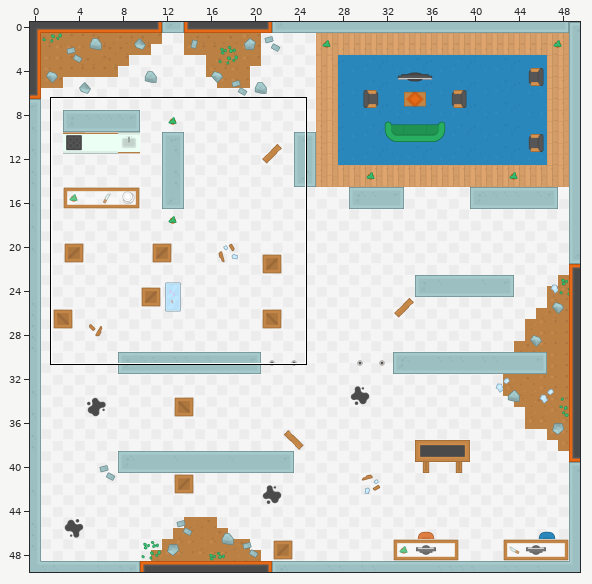
Tiled map, stored at Brainstein/assets/tilemaps/laboratorio.tmx. Above: a wide view before the commit, with the close-up outlined.
Close-up. Earlier state:
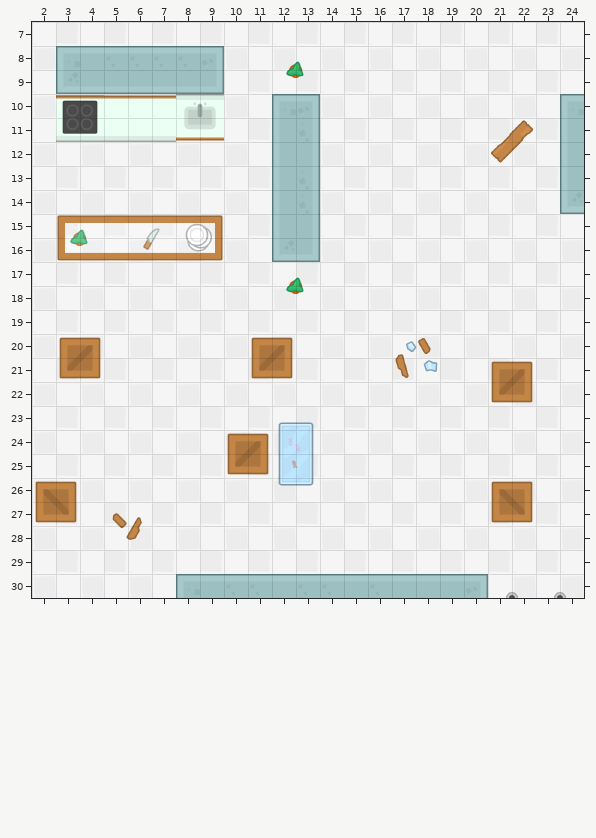
Cells are 64x64 px. Shown: x 2..24, y 7..30. The commit also changed other parts of the map, which this record leaves out.
The result:
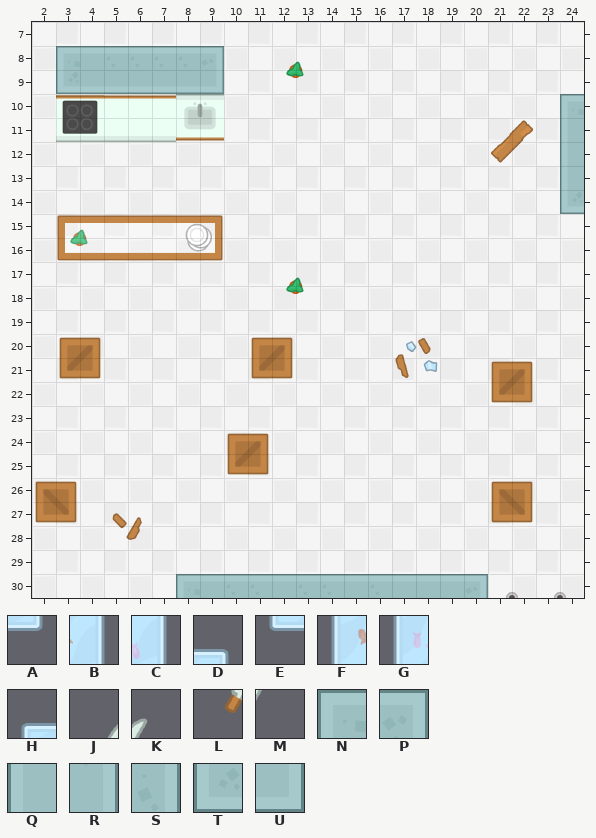
Key: from "tilesheet_complete_2X": A 586 flipped on the other diagonal, B 587 flipped on the other diagonal, C 588 flipped on the other diagonal, D 589 flipped on the other diagonal, E 640 flipped on the other diagonal, F 641 flipped on the other diagonal, G 642 flipped on the other diagonal, H 643 flipped on the other diagonal, J 912, K 913, L 966, M 967, N 1094, P 1097, Q 1148, R 1151, S 1205, T 1256, U 1259.
_ is an empty cell, . an unchanged one.
What changed:
--- layer "backgroundLayer2"
@@ x 6..7 @@
-15 JK
-16 LM
+15 __
+16 __
--- layer "collisionLayer"
@@ x 12..13 @@
-10 NP
-11 QS
-12 QR
-13 QS
-14 QS
-15 QR
-16 TU
+10 __
+11 __
+12 __
+13 __
+14 __
+15 __
+16 __
@@ x 12..13 @@
-23 HD
-24 GC
-25 FB
-26 EA
+23 __
+24 __
+25 __
+26 __
